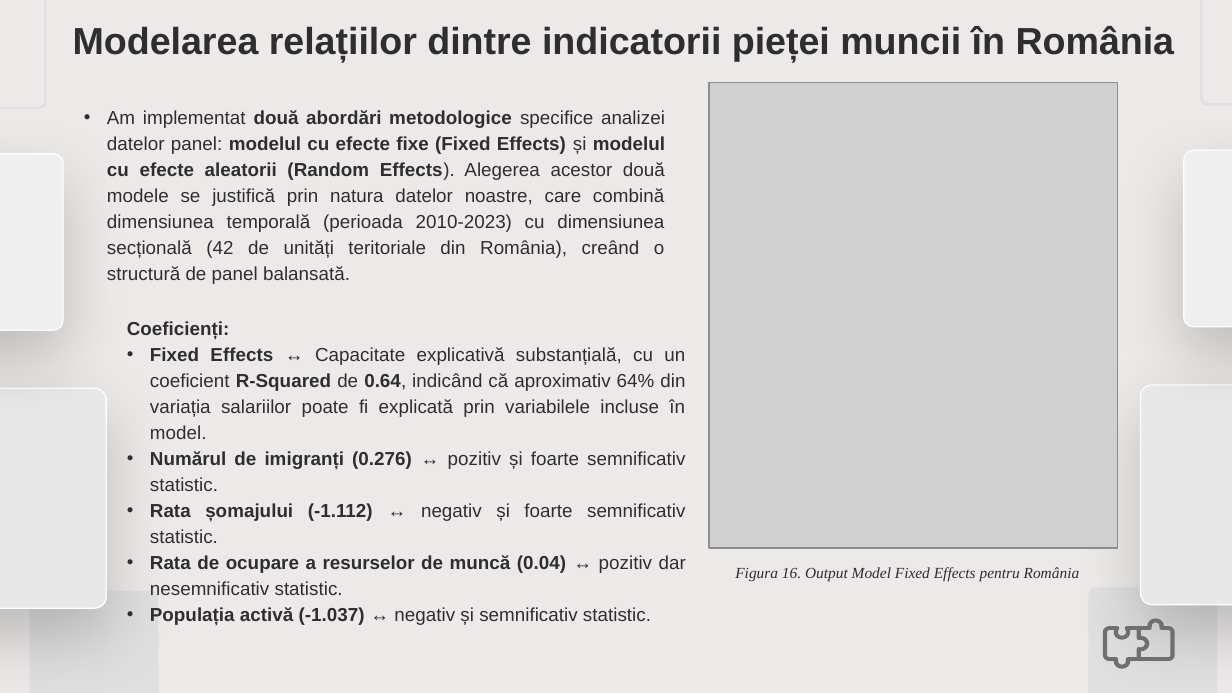
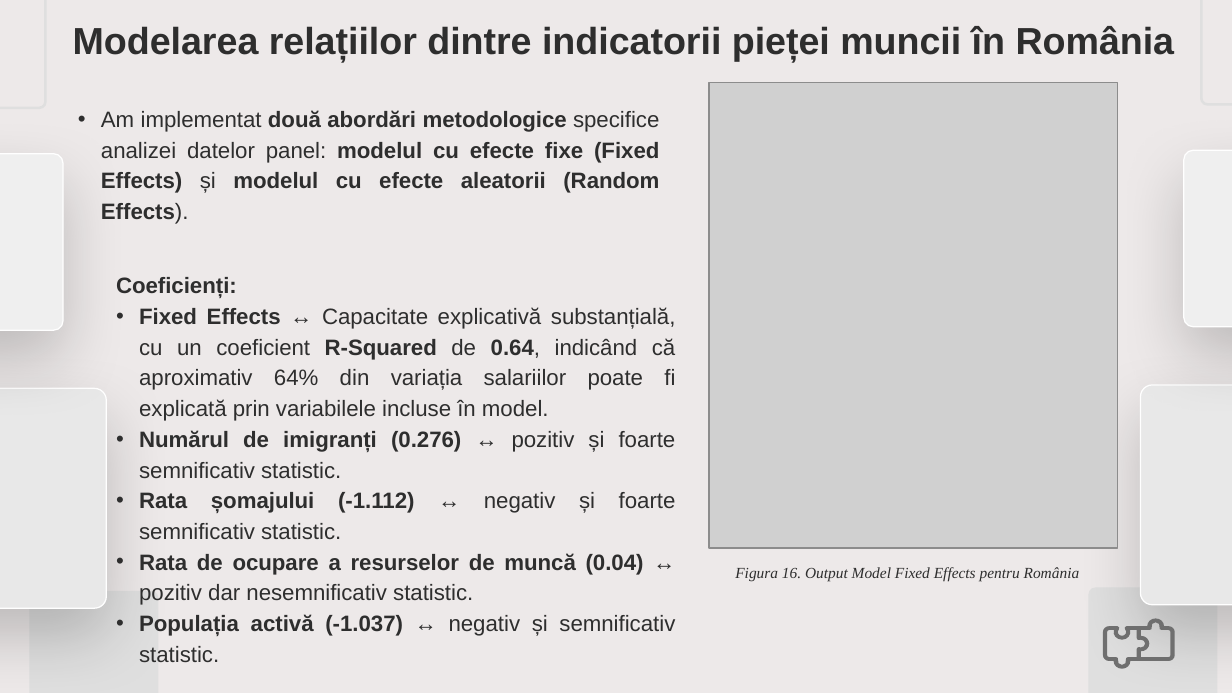
Before and after one commit to d4vjd/Labor-Market-Analysis-App, a slide deck: slide 24 of PUPAZA_DAVID_STAT_OTOIU_ADRIAN.pptx (slide 25 before the commit). Drawn at 1232x693 pixels with LibreOffice and Linux fonts; fonts in the diff are those of the drawing; grey boxes stand for pictures. Boxes give left, top, right and bottom in pixels: in the first picture for what was removed or moved away, otherwise in the second. Text is boxed around its words. In the diff, an @@ line names an element or a change of style, - is before the commit and + after.

```diff
--- a/PUPAZA_DAVID_STAT_OTOIU_ADRIAN.pptx
+++ b/PUPAZA_DAVID_STAT_OTOIU_ADRIAN.pptx
@@ text at bbox=[101, 110, 659, 224]: text changed; size 11 to 13 pt; bold on @@
-• Am implementat două abordări metodologice specifice analizei datelor panel: modelul cu efecte fixe (Fixed Effects) și modelul cu efecte aleatorii (Random Effects). Alegerea acestor două modele se justifică prin natura datelor noastre, care combină dimensiunea temporală (perioada 2010-2023) cu dimensiunea secțională (42 de unități teritoriale din România), creând o structură de panel balansată.
+• Am implementat două abordări metodologice specifice analizei datelor panel: modelul cu efecte fixe (Fixed Effects) și modelul cu efecte aleatorii (Random Effects).
@@ text "Coeficienți:": place and size @@
-text "Coeficienți:" at bbox=[127, 321, 686, 625]
+text "Coeficienți:" at bbox=[116, 277, 676, 636]
@@ text "Coeficienți:" at bbox=[116, 277, 676, 636]: size 11 to 13 pt @@
```
Also in this commit, not shown: 24 other slides changed, 1 slide removed.
